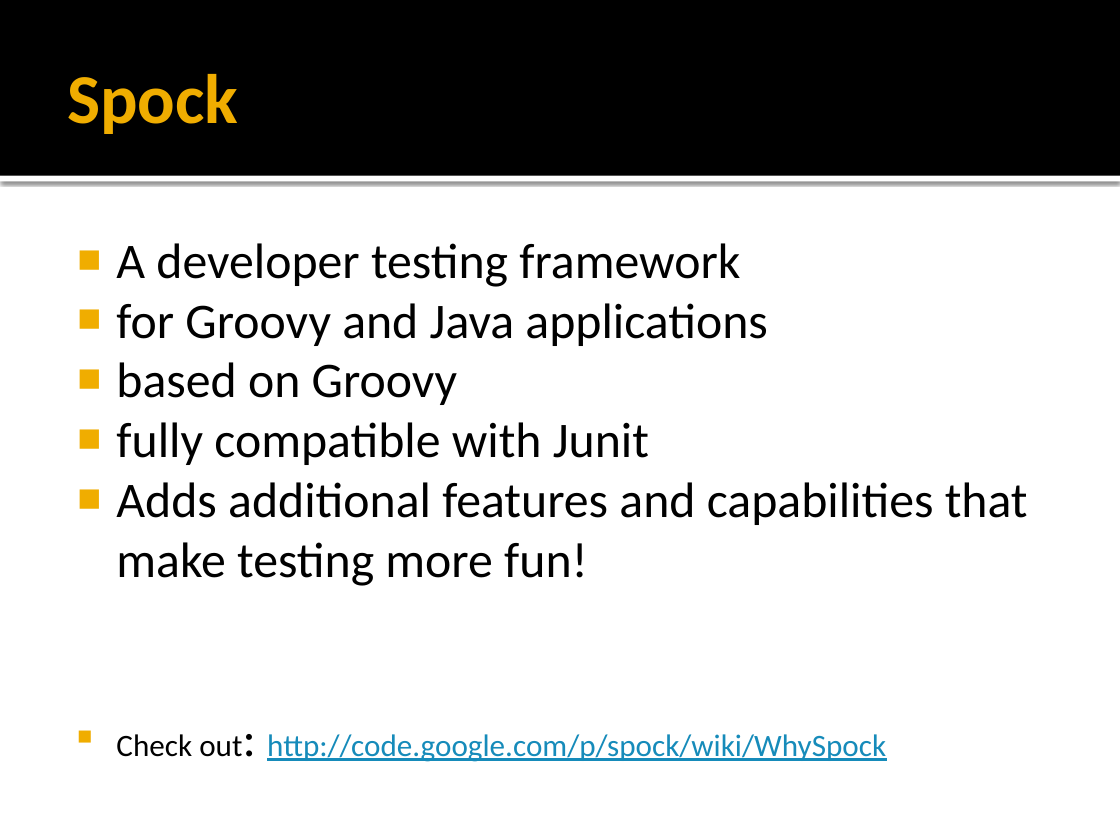
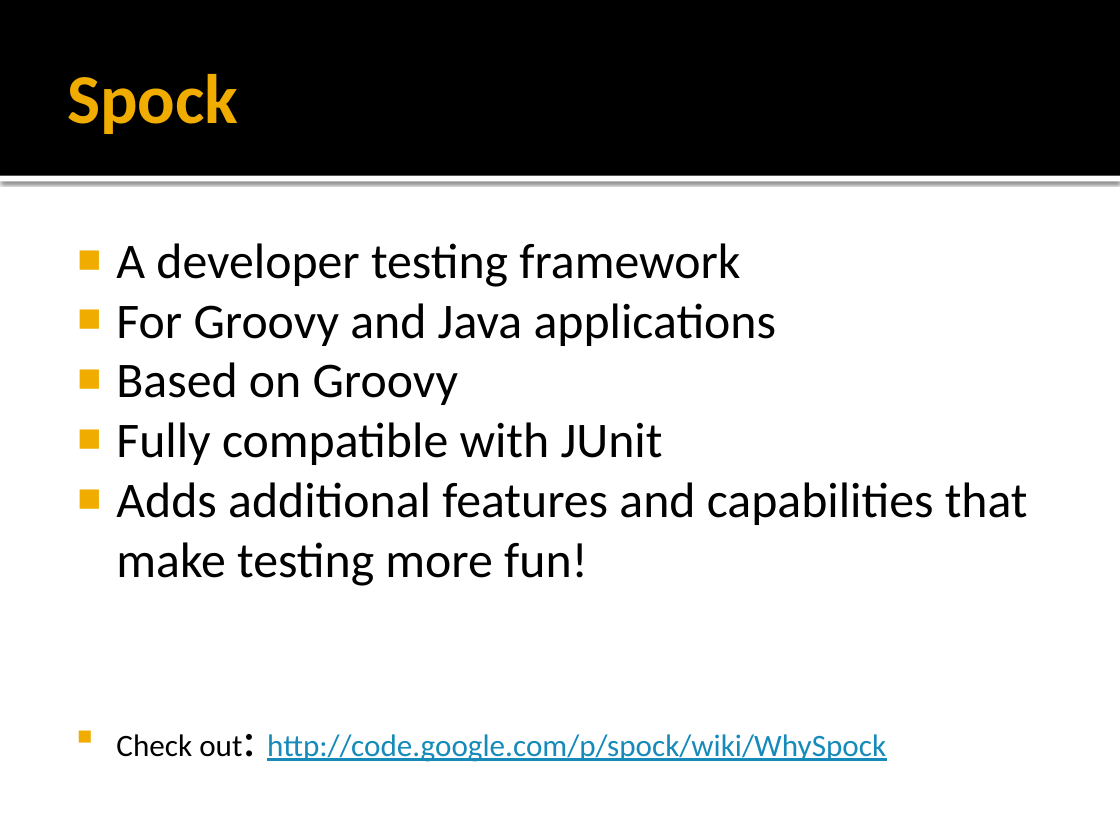
Before and after one commit to ddurkin/spock-example, a slide deck: slide 3 of BGUG-Spock.pptx (slide 2 before the commit). Drawn at 1120x840 pixels with LibreOffice and Linux fonts; fonts in the diff are those of the drawing. Boxes give left, top, right and bottom in pixels: in the first picture for what was removed or moved away, otherwise in the second. Text is boxed around its words. In the diff, an @@ line names an element or a change of style, - is before the commit and + after.

```diff
--- a/BGUG-Spock.pptx
+++ b/BGUG-Spock.pptx
@@ text at (116,303,777,465): text changed @@
-■ for Groovy and Java applications
-■ based on Groovy
-■ fully compatible with Junit
+■ For Groovy and Java applications
+■ Based on Groovy
+■ Fully compatible with JUnit
```
Also in this commit, not shown: 2 other slides changed, 7 slides added.
